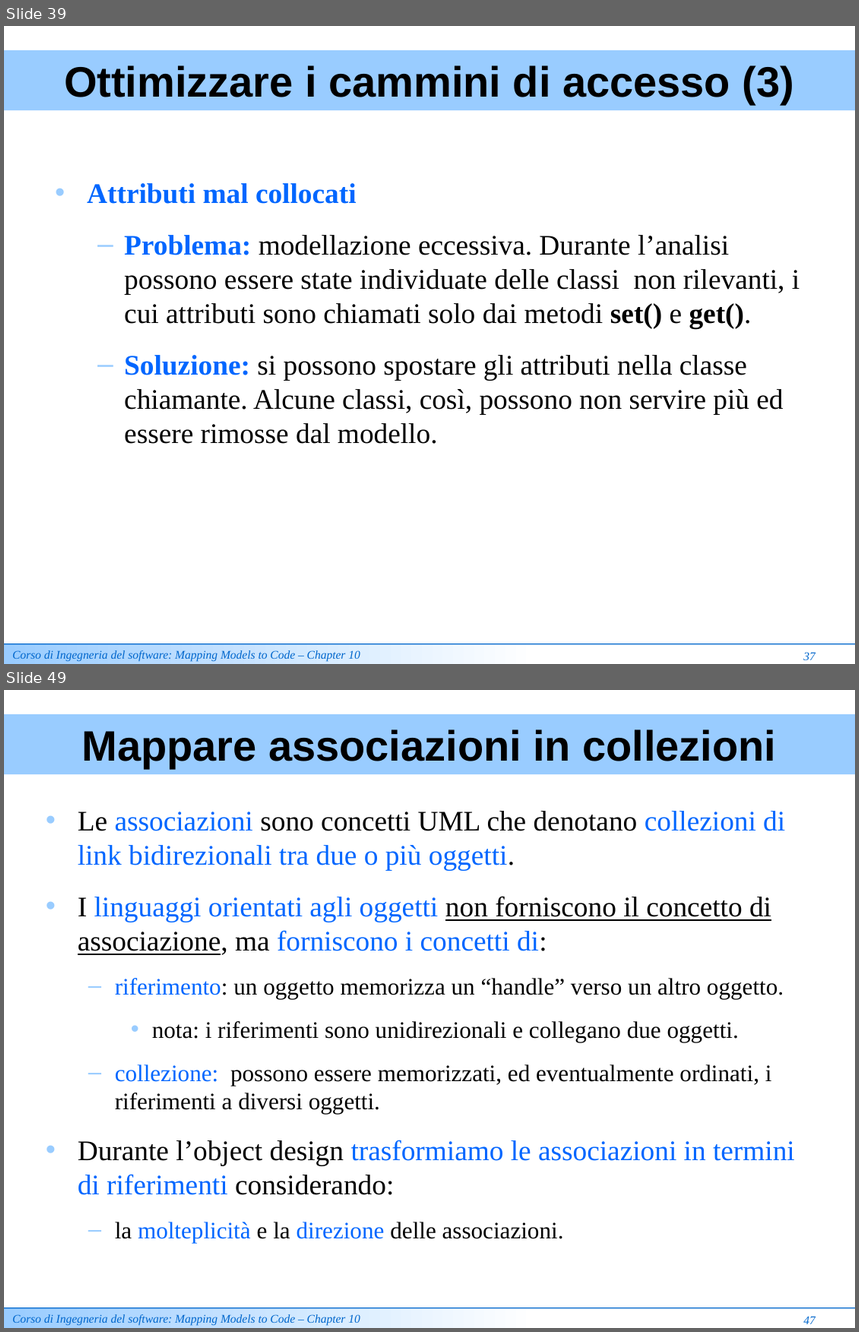
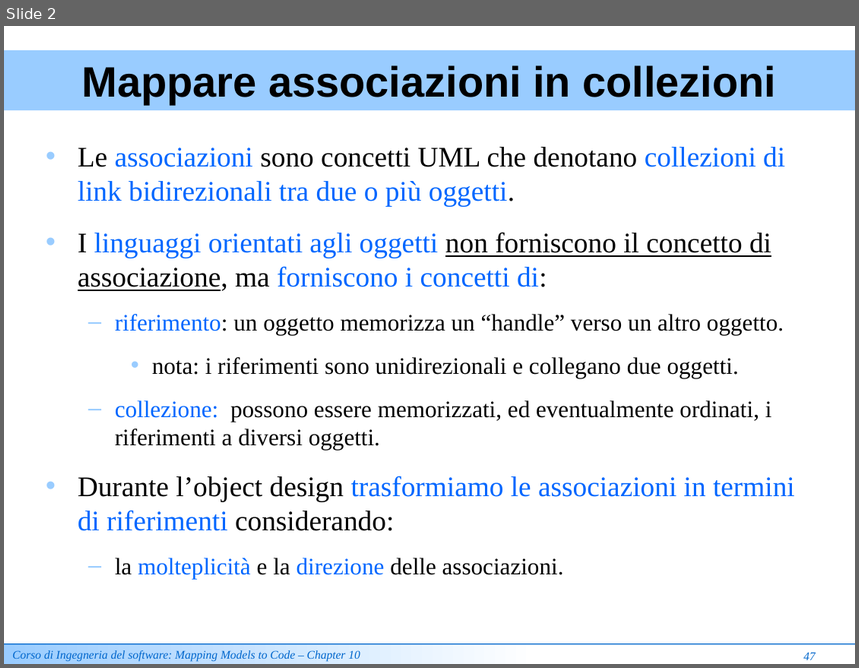
Before and after one commit to ammirate/at-silo, a slide deck: documenti_comuni/Lezione Mapping Models To Code [Review].ppt. Shown one above the other, each under a label of ours: slides 39 and 49 before the commit, slide 2 after it; the slides between them are not shown. The pictures are 859x1332 and 859x668 pixels, drawn with LibreOffice and Linux fonts; fonts in the diff are those of the drawing. Boxes give left, top, right and bottom in pixels: in the first picture for what was removed or moved away, otherwise in the second. Text is boxed around its words. In the diff, an @@ line names an element or a change of style, - is before the commit and + after.

```diff
--- a/documenti_comuni/Lezione Mapping Models To Code [Review].ppt
+++ b/documenti_comuni/Lezione Mapping Models To Code [Review].ppt
@@ slide 39 removed at box(4, 26, 855, 664), background #FFFFFF @@
@@ rectangle removed at box(4, 50, 855, 110) @@
-Ottimizzare i cammini di accesso (3)
@@ text removed at box(87, 183, 800, 444) @@
-• Attributi mal collocati
-  – Problema: modellazione eccessiva. Durante l’analisi possono essere state individuate delle classi non rilevanti, i cui attributi sono chiamati solo dai metodi set() e get().
-  – Soluzione: si possono spostare gli attributi nella classe chiamante. Alcune classi, così, possono non servire più ed essere rimosse dal modello.
@@ rectangle removed at box(4, 645, 537, 664) @@
-Corso di Ingegneria del software: Mapping Models to Code – Chapter 10
@@ line removed from (4, 645) to (855, 645) @@
@@ text removed at box(804, 652, 816, 661) @@
-37
@@ what was slide 49 is now slide 2 @@
```
Also in this commit, not shown: 4 slides changed, 50 other slides removed.
